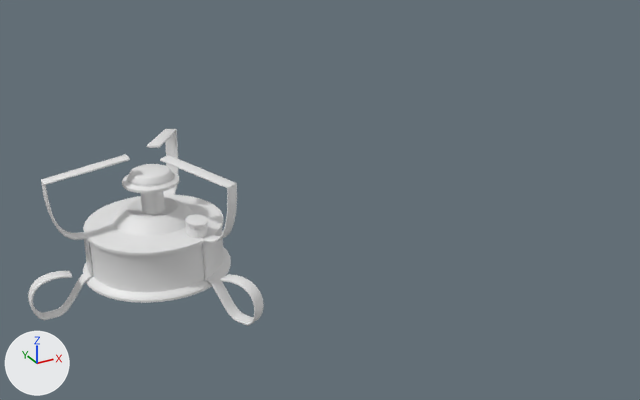
Two versions of the FBX model assets/stove.fbx, one commit apart.
Camera for both pictures: a camera (50 mm lens) standing at (-2.05, -3.48, 2.01) and looking at (-0.12, 0.03, 0.26). The axes (+X, +Y, +Z) are drawn at lower left. The lights are the same throughout. Where no turn or scale is listed for an object, it has been applied to the vertices.

The older version as bpy lines, for what is in view:
```python
me_circle_014 = bpy.data.meshes.new('Circle.014')
me_circle_014.from_pydata(...)  # 8185 vertices, 8048 faces; spans x -0.572..0.328, y -0.515..0.5, z -0.127..0.546
me_circle_014.materials.append(mat_stove)  # white #e7e7e7
ob_stove = bpy.data.objects.new('sTOVE', me_circle_014)
ob_stove.location = (-0.971, 0.0, 0.126)
```
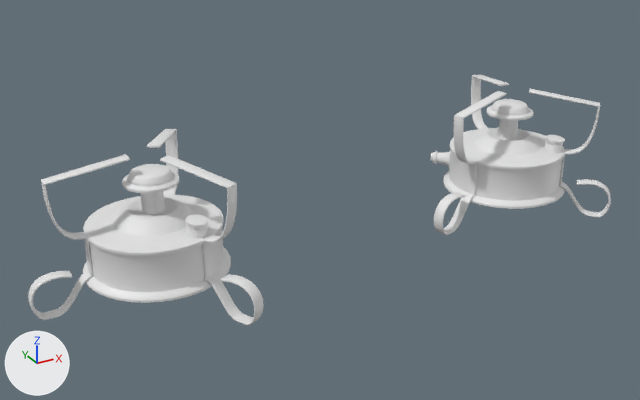
Pixel boxes [x1, y1, x2, y2] of what changed, in the pictures (640 x 400 px):
'Stove.001', added
    after: [431, 74, 611, 235]

Diff of the bpy script that builds the scene:
```diff
--- a/assets/stove.fbx.py
+++ b/assets/stove.fbx.py
@@ me_circle_005 @@
+me_circle_005.from_pydata(...)  # 6352 vertices, 6212 faces; spans x -0.557..0.427, y -0.418..0.56, z -0.127..0.546
+me_circle_005.materials.append(mat_stove)  # white #e7e7e7
@@ ob_stove_001 @@
+ob_stove_001 = bpy.data.objects.new('Stove.001', me_circle_005)
+ob_stove_001.location = (1.021, 0.0, 0.126)
```
